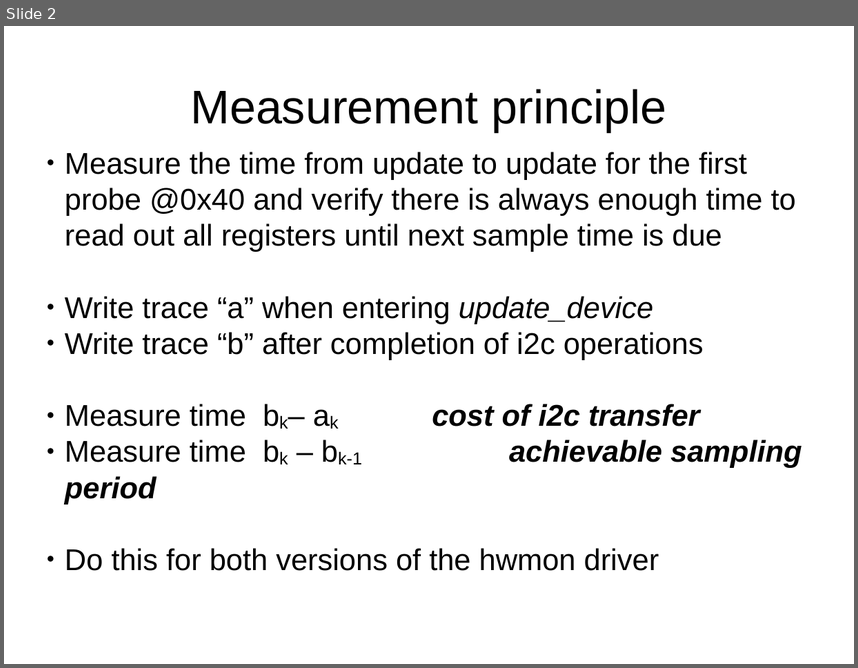
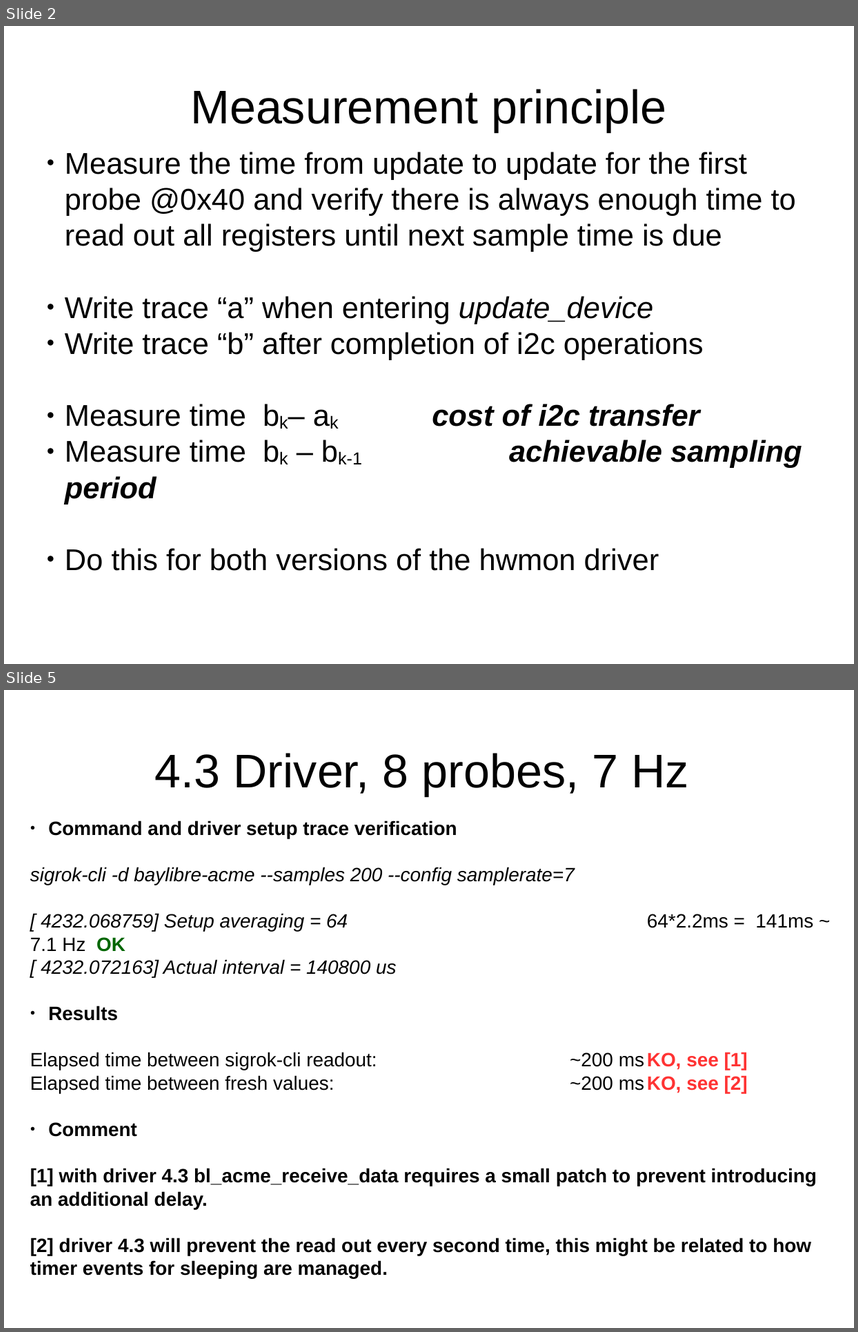
Before and after one commit to BayLibre/ACME, a slide deck: docs/measurements/8-probes-measurements.odp. Shown one above the other, each under a label of ours: slide 2 before the commit, slides 2 and 5 after it; the slides between them are not shown. The pictures are 858x668 and 858x1332 pixels, drawn with LibreOffice and Linux fonts; fonts in the diff are those of the drawing. Boxes give left, top, right and bottom in pixels: in the first picture for what was removed or moved away, otherwise in the second. Text is boxed around its words. In the diff, an @@ line names an element or a change of style, - is before the commit and + after.

```diff
--- a/docs/measurements/8-probes-measurements.odp
+++ b/docs/measurements/8-probes-measurements.odp
@@ slide 5 added at [4,690,854,1328], background #FFFFFF @@
@@ title added at [155,753,688,796], 44 pt, text #000000 @@
+4.3 Driver, 8 probes, 7 Hz
@@ text added at [30,820,817,1278], 18 pt, text #000000, bold @@
+● Command and driver setup trace verification
+sigrok-cli -d baylibre-acme --samples 200 --config samplerate=7
+[ 4232.068759] Setup averaging = 64 64*2.2ms = 141ms ~ 7.1 Hz OK
+[ 4232.072163] Actual interval = 140800 us
+● Results
+Elapsed time between sigrok-cli readout: ~200 ms KO, see [1]
+Elapsed time between fresh values: ~200 ms KO, see [2]
+● Comment
+[1] with driver 4.3 bl_acme_receive_data requires a small patch to prevent introducing an additional delay.
+[2] driver 4.3 will prevent the read out every second time, this might be related to how timer events for sleeping are managed.
```
Also in this commit, not shown: 2 slides changed, 8 other slides added, 1 slide removed, 2 other files.
